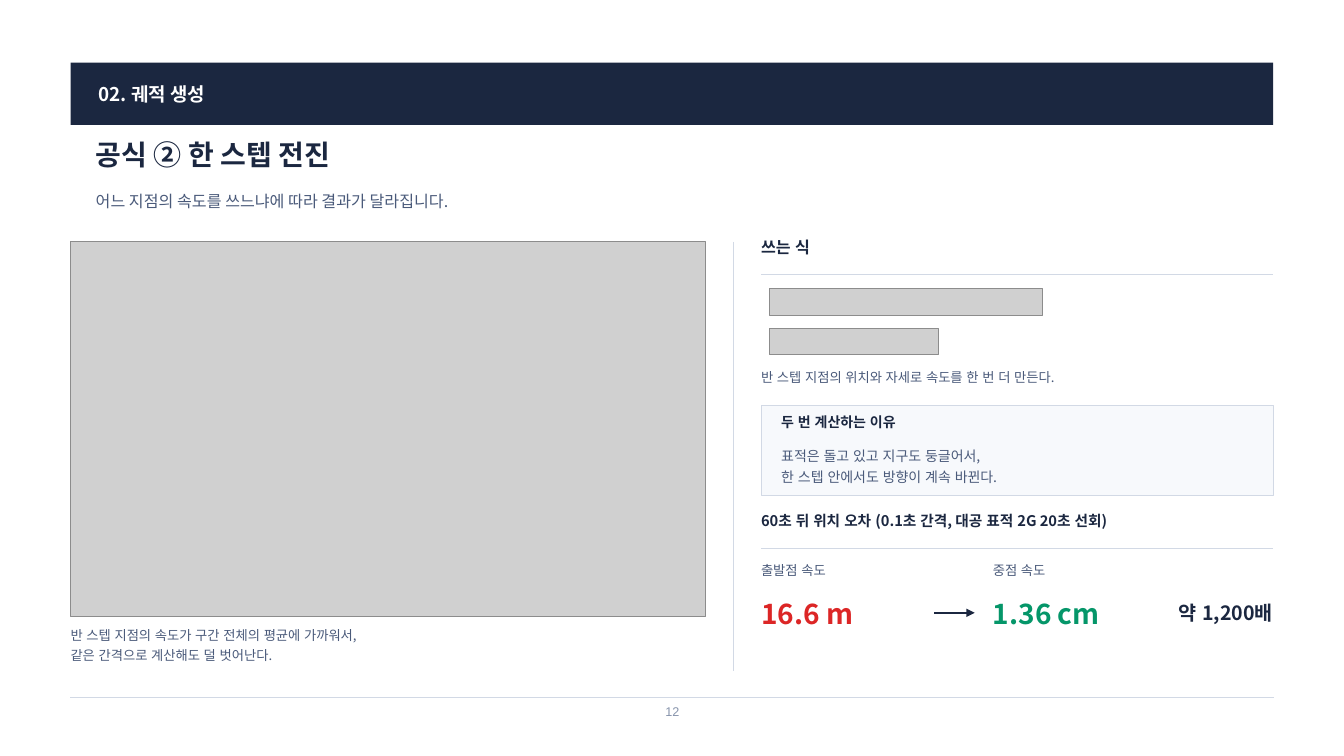
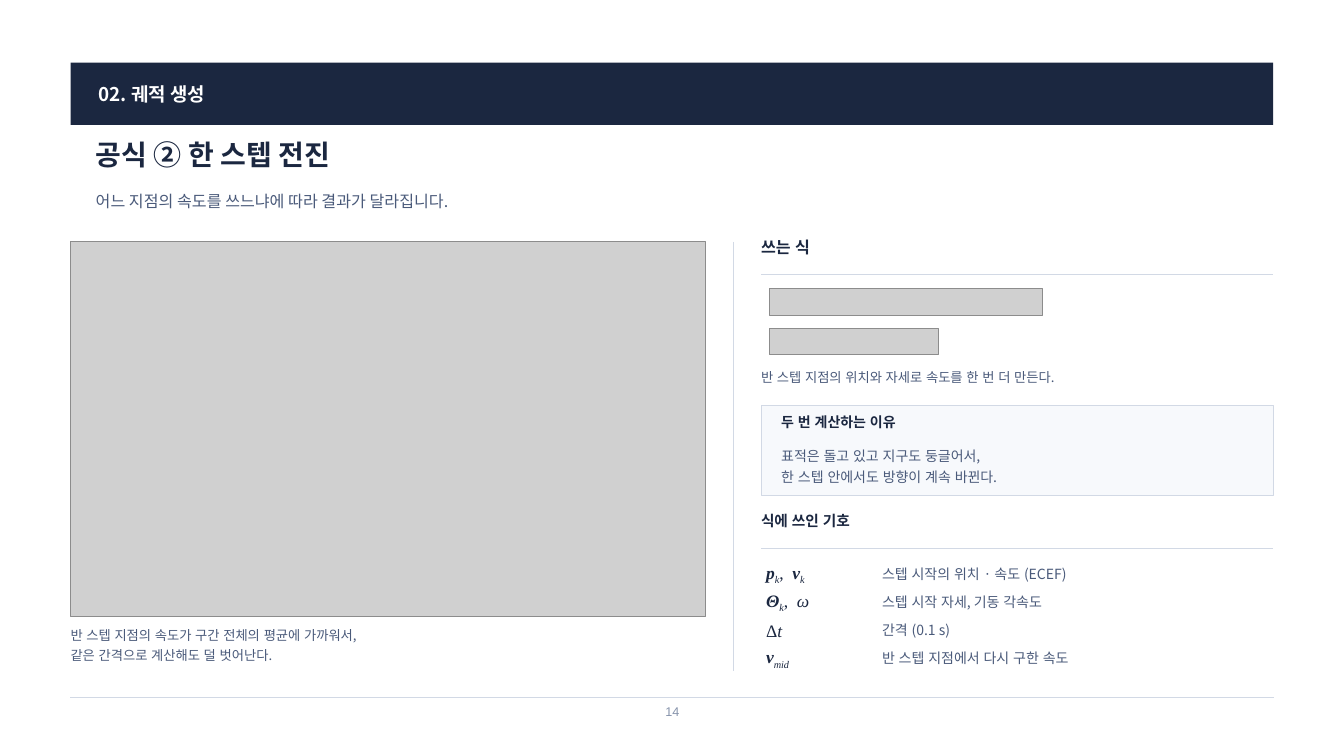
Before and after one commit to harley-hwan/radar-sw-study, a slide deck: slide 14 of Part3_TargetSim/ref/산출물/Chapter3_TargetSim.pptx (slide 12 before the commit). Drawn at 1344x756 pixels with LibreOffice and Linux fonts; fonts in the diff are those of the drawing; grey boxes stand for pictures. Boxes give left, top, right and bottom in pixels: in the first picture for what was removed or moved away, otherwise in the second. Text is boxed around its words. In the diff, an @@ line names an element or a change of style, - is before the commit and + after.

```diff
--- a/Part3_TargetSim/ref/산출물/Chapter3_TargetSim.pptx
+++ b/Part3_TargetSim/ref/산출물/Chapter3_TargetSim.pptx
@@ text at [761,513,850,528]: text changed @@
-60초 뒤 위치 오차 (0.1초 간격, 대공 표적 2G 20초 선회)
+식에 쓰인 기호
@@ text removed at [761,564,825,576] @@
-출발점 속도
@@ text added at [882,567,1066,582], 10 pt, text #4A5A7A @@
+스텝 시작의 위치 · 속도 (ECEF)
@@ text removed at [993,564,1045,576] @@
-중점 속도
@@ text added at [797,599,809,607], 12.5 pt, text #1B2740, italic @@
+Θk, ω
@@ text at [882,595,1042,609]: text changed; size 20 to 10 pt; text colour #059669 to #4A5A7A; bold off @@
-1.36 cm
+스텝 시작 자세, 기동 각속도
@@ text at [761,603,853,625]: text changed; size 20 to 12.5 pt; font Noto Sans CJK KR to Times New Roman; text colour #DC2626 to #1B2740; bold off; italic on @@
-16.6 m
+pk, vk
@@ text added at [766,625,782,637], 12.5 pt, text #1B2740 @@
+Δt
@@ text added at [882,623,950,638], 10 pt, text #4A5A7A @@
+간격 (0.1 s)
@@ arrow removed from (935, 613) to (975, 613) @@
@@ text removed at [1179,603,1273,624] @@
-약 1,200배
@@ text added at [766,644,877,673], 12.5 pt, text #1B2740, italic @@
+vmid
@@ text added at [882,651,1069,664], 10 pt, text #4A5A7A @@
+반 스텝 지점에서 다시 구한 속도
@@ text at [665,707,679,716]: text changed @@
-12
+14
```
Also in this commit, not shown: 14 other slides changed, 5 slides added, 1 slide removed, 17 other files.
